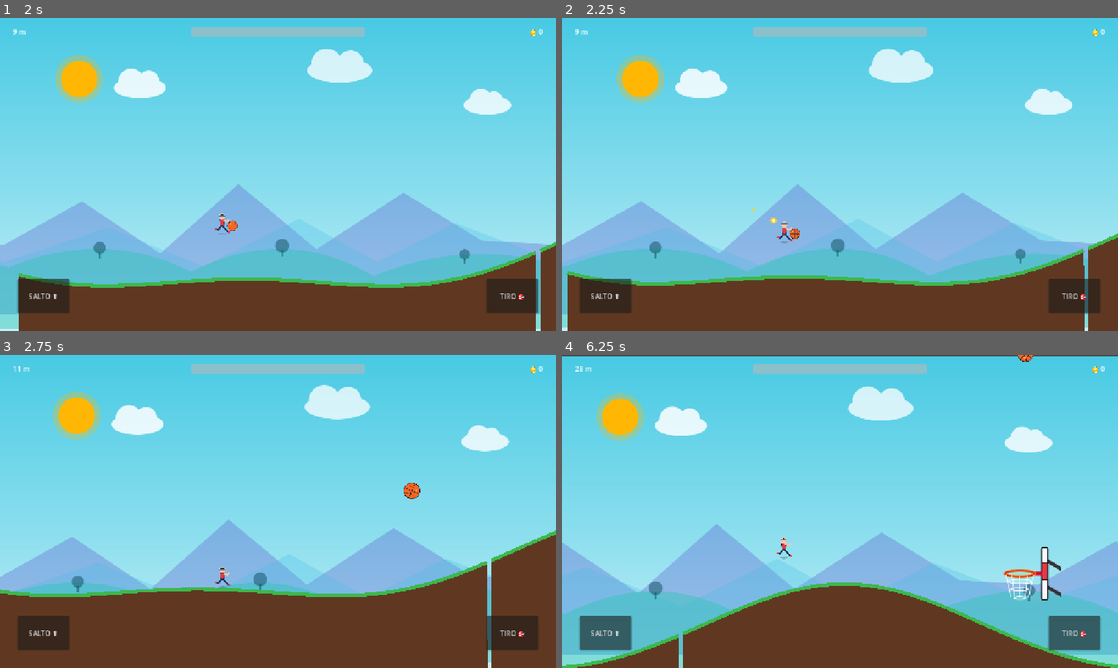
Above: before the commit, frames 1-4 (two rows, left to right).
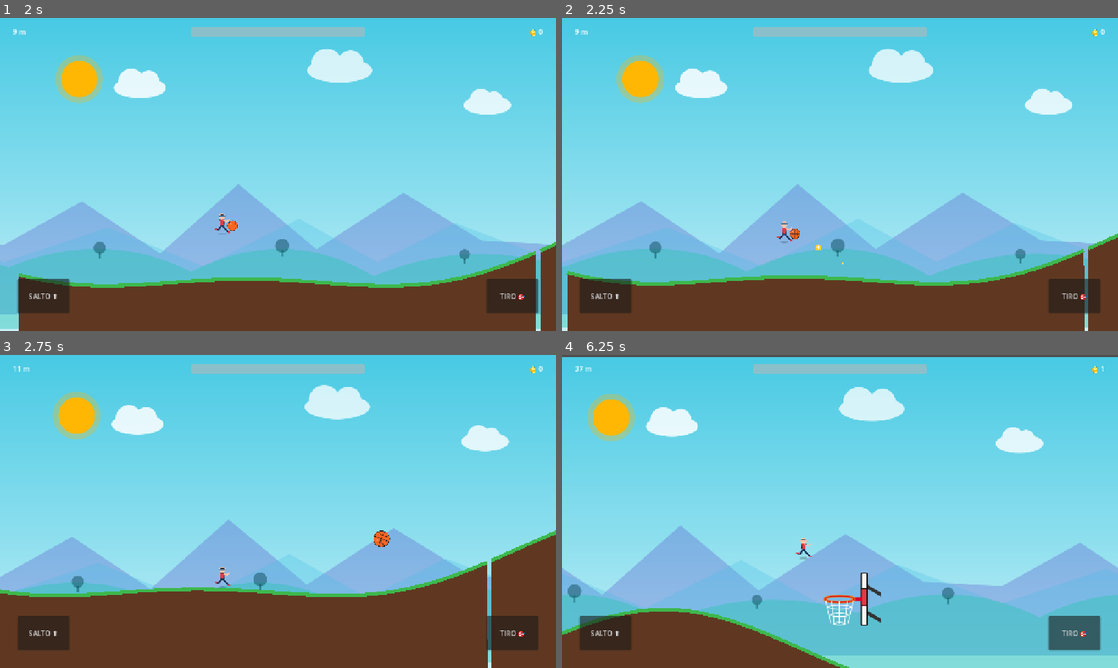
Above: after the commit, the same moments.

Repository: zannaStack/SkyHoops
Game: Godot game, scene res://scenes/main_menu.tscn
The game is run twice, just before and just after one commit, with the same random seed, the same clock (stepped at 60 frames per second) and the same inputs.
Inputs (mouse positions are in pixels of both pictures, inside the frame that each line leads up to):
- Up to frame 1 (2 s): click "▶ GIOCA" at 0.5 s; tap Enter at 1.25 s; move the mouse to (400, 158) at 1.27 s; hold Up from 1.28 s (still down); click (400, 158) at 1.42 s; tap Space at 1.52 s
- Up to frame 2 (2.25 s): release Up at 2 s; drag from (728, 190) to (812, 237) at 2.02 s
- Up to frame 3 (2.75 s): no input
- Up to frame 4 (6.25 s): move the mouse to (895, 442) at 2.77 s; click (895, 442) at 2.92 s; drag from (812, 574) to (673, 464) at 3.52 s; move the mouse to (1006, 558) at 4.27 s; hold Up 4.28-5 s; click (1006, 558) at 4.42 s; tap Space at 4.52 s; drag from (673, 464) to (756, 433) at 5.02 s; move the mouse to (867, 511) at 5.77 s; hold Up from 5.78 s (still down); click (867, 511) at 5.92 s

Frame 1 is identical in both runs. In frame 2, less than 0.1% of the frame differs, in the area x 34-51%, y 60-79%; in frame 3, 0.2%; in frame 4, 25%, in the area x 0-100%, y 0-100%.

Commit message:
feat: complete backward aiming and runner collision layer separation

Diff:
--- a/sky-hoops/scenes/player.tscn
+++ b/sky-hoops/scenes/player.tscn
@@ -9,6 +9,8 @@
 radius = 24.0
 
 [node name="Player" type="CharacterBody2D" unique_id=1473768364]
+collision_layer = 2
+collision_mask = 1
 script = ExtResource("1_g2els")
 
 [node name="CollisionShape2D" type="CollisionShape2D" parent="." unique_id=1061178099]
--- a/sky-hoops/scripts/player.gd
+++ b/sky-hoops/scripts/player.gd
@@ -149,8 +149,16 @@
 	Engine.time_scale = 0.2
 
 func update_aim(screen_pos: Vector2) -> void:
-	var raw_drag: Vector2 = drag_start_position - screen_pos
+	# Punta e Spara Diretto: trascini nella direzione esatta in cui vuoi tirare!
+	var raw_drag: Vector2 = screen_pos - drag_start_position
 	current_drag_vector = raw_drag.limit_length(max_drag_distance)
+
+	# Orienta la palla in mano in avanti o all'indietro a seconda di dove miri
+	if current_drag_vector.x < -10.0:
+		ball_visual.position.x = -24.0
+	else:
+		ball_visual.position.x = 24.0
+
 	draw_trajectory()
 
 func release_shot() -> void:
@@ -171,7 +179,7 @@
 	ball.global_position = ball_visual.global_position
 	get_parent().add_child(ball)
 
-	var impulse: Vector2 = (current_drag_vector * launch_force) + Vector2(velocity.x * 0.5, 0)
+	var impulse: Vector2 = current_drag_vector * launch_force
 	ball.apply_central_impulse(impulse)
 	get_tree().create_timer(1.5).timeout.connect(reload_ball)
 
@@ -184,7 +192,7 @@
 func draw_trajectory() -> void:
 	var dots_array: Array[Vector2] = []
 	var gravity: Vector2 = get_gravity()
-	var initial_velocity: Vector2 = current_drag_vector * launch_force + Vector2(velocity.x * 0.5, 0)
+	var initial_velocity: Vector2 = current_drag_vector * launch_force
 	var start_pos: Vector2 = ball_visual.global_position
 
 	for i in range(max_visible_dots):
